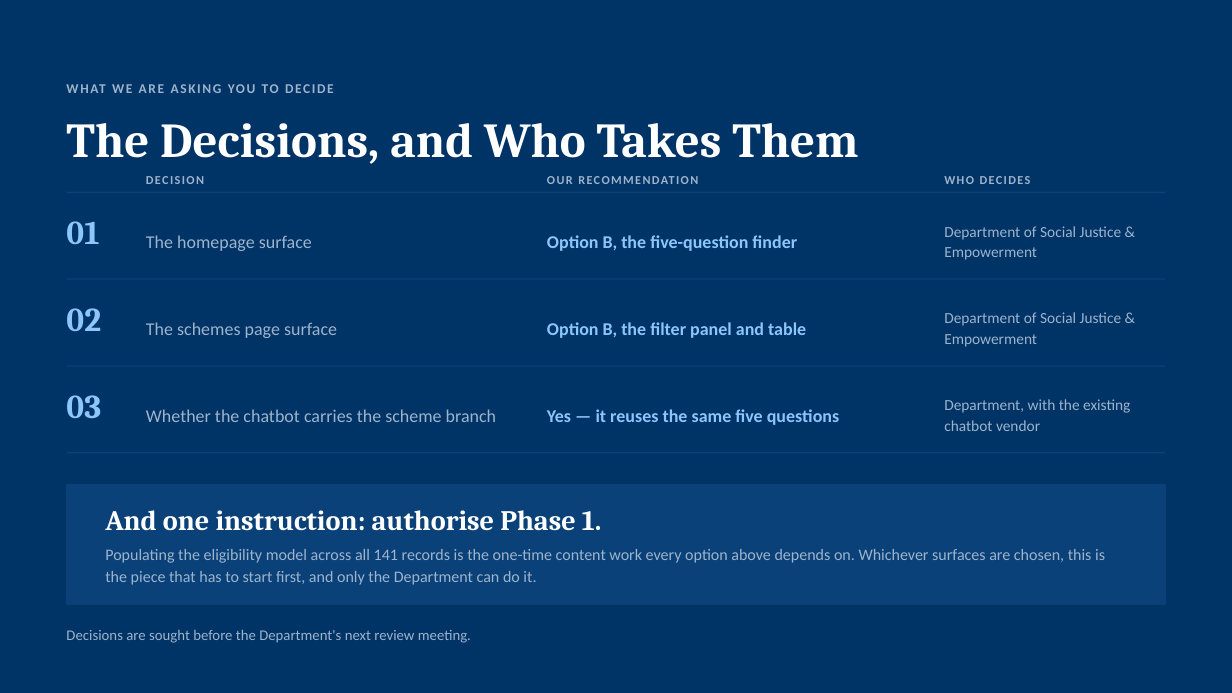
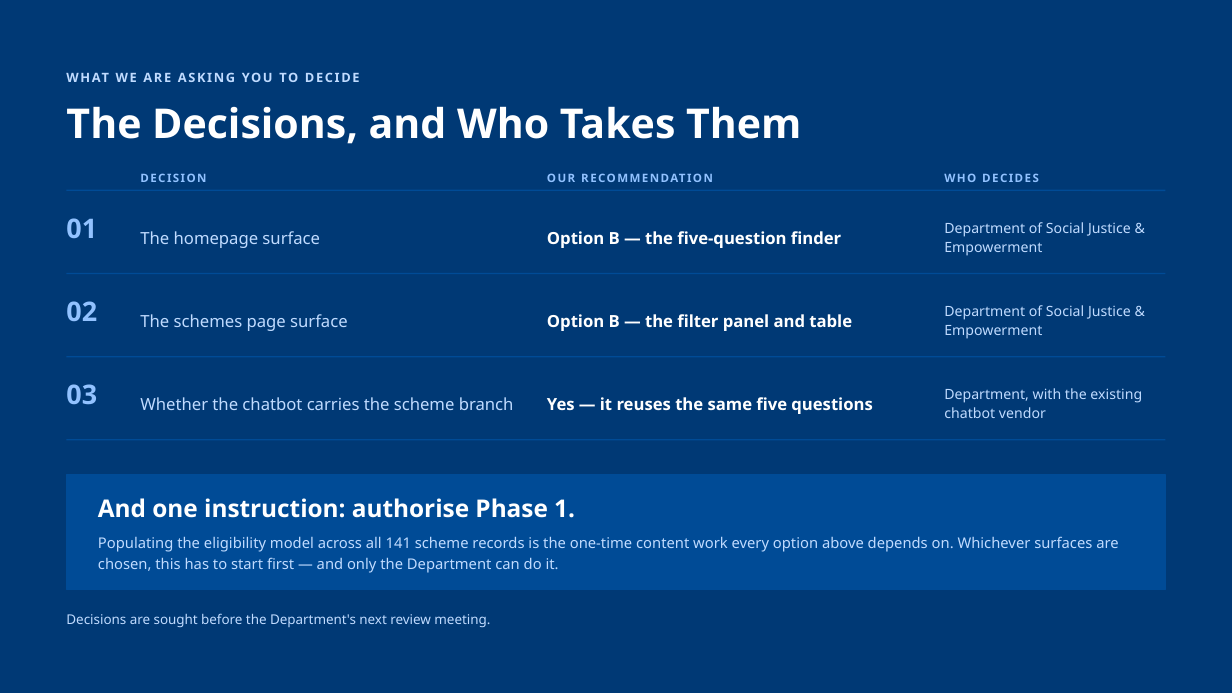
Before and after one commit to AkashShivanand/mosje, a slide deck: slide 7 of docs/plans/MoSJE-Persona-Scheme-Discovery.pptx (slide 17 before the commit). Drawn at 1232x693 pixels with LibreOffice and Linux fonts; fonts in the diff are those of the drawing. Boxes give left, top, right and bottom in pixels: in the first picture for what was removed or moved away, otherwise in the second. Text is boxed around its words. In the diff, an @@ line names an element or a change of style, - is before the commit and + after.

```diff
--- a/docs/plans/MoSJE-Persona-Scheme-Discovery.pptx
+++ b/docs/plans/MoSJE-Persona-Scheme-Discovery.pptx
@@ background #003366 to #003975 @@
@@ text "WHAT WE ARE ASKING YOU ..." at box(67, 67, 1165, 89): size 10.5 to 10 pt, font Calibri to Noto Sans, text colour #9DB4CC to #C0DBFF @@
@@ text "The Decisions, and Who Takes ...": place and size @@
-text "The Decisions, and Who Takes ..." at box(66, 123, 858, 164)
+text "The Decisions, and Who Takes ..." at box(66, 106, 801, 144)
@@ text "The Decisions, and Who Takes ..." at box(66, 106, 801, 144): size 38 to 32 pt, font Cambria to Noto Sans @@
@@ size 9.5 to 9 pt, font Calibri to Noto Sans, text colour #9DB4CC to #92C2FF in 3 elements at box(547, 168, 935, 189), box(944, 173, 1039, 182), box(140, 173, 206, 182) @@
@@ line (67, 190) - (1165, 190): stroke #0A4179 1 pt to #004B96 1 pt @@
@@ text at box(547, 231, 841, 248): text changed; size 14 to 13 pt; font Calibri to Noto Sans; text colour #8CC6FB to #FFFFFF @@
-Option B, the five-question finder
+Option B — the five-question finder
@@ line moved from (67, 279) - (1165, 279) to (67, 274) - (1165, 274) @@
@@ line (67, 274) - (1165, 274): stroke #0A4179 1 pt to #004B96 1 pt @@
@@ text "The schemes page surface": place and size @@
-text "The schemes page surface" at box(146, 322, 337, 338)
+text "The schemes page surface" at box(140, 314, 348, 331)
@@ text "Department of Social Justice & ...": place and size @@
-text "Department of Social Justice & ..." at box(944, 312, 1122, 347)
+text "Department of Social Justice & ..." at box(944, 305, 1131, 339)
@@ text at box(547, 314, 852, 331): text changed; size 14 to 13 pt; font Calibri to Noto Sans; text colour #8CC6FB to #FFFFFF @@
-Option B, the filter panel and table
+Option B — the filter panel and table
@@ 3 texts, 1 line: place and size @@
-3 texts, 1 line at box(67, 84, 1165, 431)
+3 texts, 1 line at box(67, 67, 1165, 418)
@@ line (67, 357) - (1165, 357): stroke #0A4179 1 pt to #004B96 1 pt @@
@@ size 26 to 21 pt, font Cambria to Noto Sans, text colour #8CC6FB to #92C2FF in 3 elements at box(66, 218, 97, 238), box(66, 301, 97, 321), box(66, 384, 97, 404) @@
@@ text "03": place and size @@
-text "03" at box(66, 395, 101, 418)
+text "03" at box(66, 384, 97, 404)
@@ size 14 to 13 pt, font Calibri to Noto Sans, text colour #9DB4CC to #C0DBFF in 3 elements at box(140, 231, 320, 248), box(140, 314, 348, 331), box(140, 397, 514, 410) @@
@@ text "Whether the chatbot carries the ...": place and size @@
-text "Whether the chatbot carries the ..." at box(146, 409, 496, 422)
+text "Whether the chatbot carries the ..." at box(140, 397, 514, 410)
@@ text "Yes — it reuses the ..." at box(547, 397, 872, 414): size 14 to 13 pt, font Calibri to Noto Sans, text colour #8CC6FB to #FFFFFF @@
@@ size 12 to 11 pt, font Calibri to Noto Sans, text colour #9DB4CC to #C0DBFF in 3 elements at box(944, 222, 1131, 256), box(944, 305, 1131, 339), box(944, 388, 1142, 418) @@
@@ line moved from (67, 453) - (1165, 453) to (67, 440) - (1165, 440) @@
@@ line (67, 440) - (1165, 440): stroke #0A4179 1 pt to #004B96 1 pt @@
@@ rectangle: place and size @@
-rectangle at box(67, 484, 1165, 604)
+rectangle at box(67, 475, 1165, 590)
@@ rectangle at box(67, 475, 1165, 590): fill #0A4179 to #004B96; outline #0A4179 1 pt to #004B96 1 pt @@
@@ text "And one instruction: authorise Phase ...": place and size @@
-text "And one instruction: authorise Phase ..." at box(105, 510, 601, 531)
+text "And one instruction: authorise Phase ..." at box(98, 498, 575, 518)
@@ text "And one instruction: authorise Phase ..." at box(98, 498, 575, 518): size 22 to 19 pt, font Cambria to Noto Sans @@
@@ text at box(98, 536, 1118, 573): text changed; size 12.5 to 11.5 pt; font Calibri to Noto Sans; text colour #9DB4CC to #C0DBFF @@
-Populating the eligibility model across all 141 records is the one-time content work every option above depends on. Whichever surfaces are chosen, this is the piece that has to start first, and only the Department can do it.
+Populating the eligibility model across all 141 scheme records is the one-time content work every option above depends on. Whichever surfaces are chosen, this has to start first — and only the Department can do it.
@@ text "Decisions are sought before the ...": place and size @@
-text "Decisions are sought before the ..." at box(66, 629, 471, 643)
+text "Decisions are sought before the ..." at box(66, 613, 490, 627)
@@ text "Decisions are sought before the ..." at box(66, 613, 490, 627): size 11.5 to 10.5 pt, font Calibri to Noto Sans, text colour #9DB4CC to #C0DBFF @@
```
Also in this commit, not shown: 6 other slides changed, 1 slide added, 12 slides removed, 4 other files.
